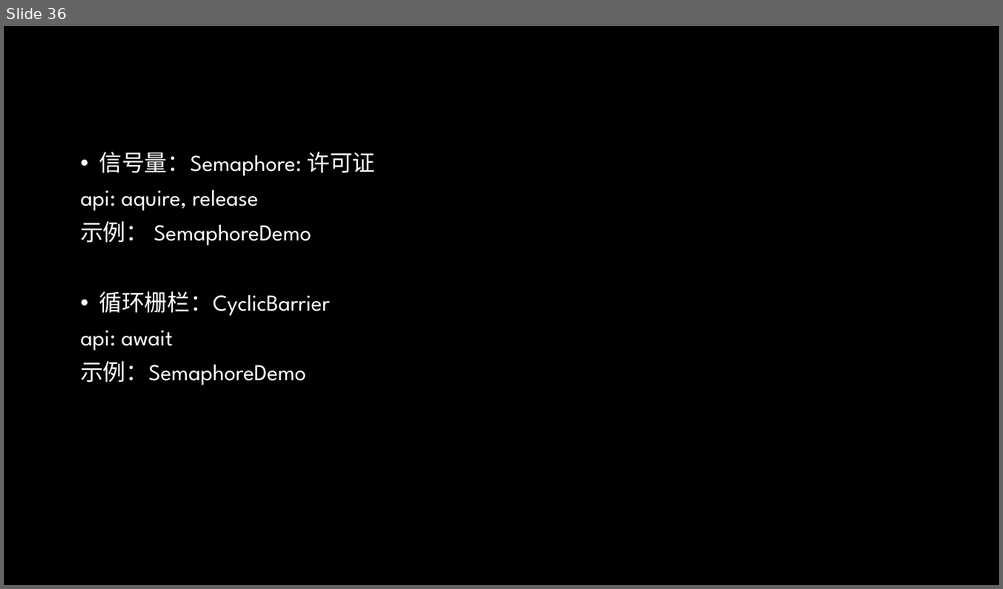
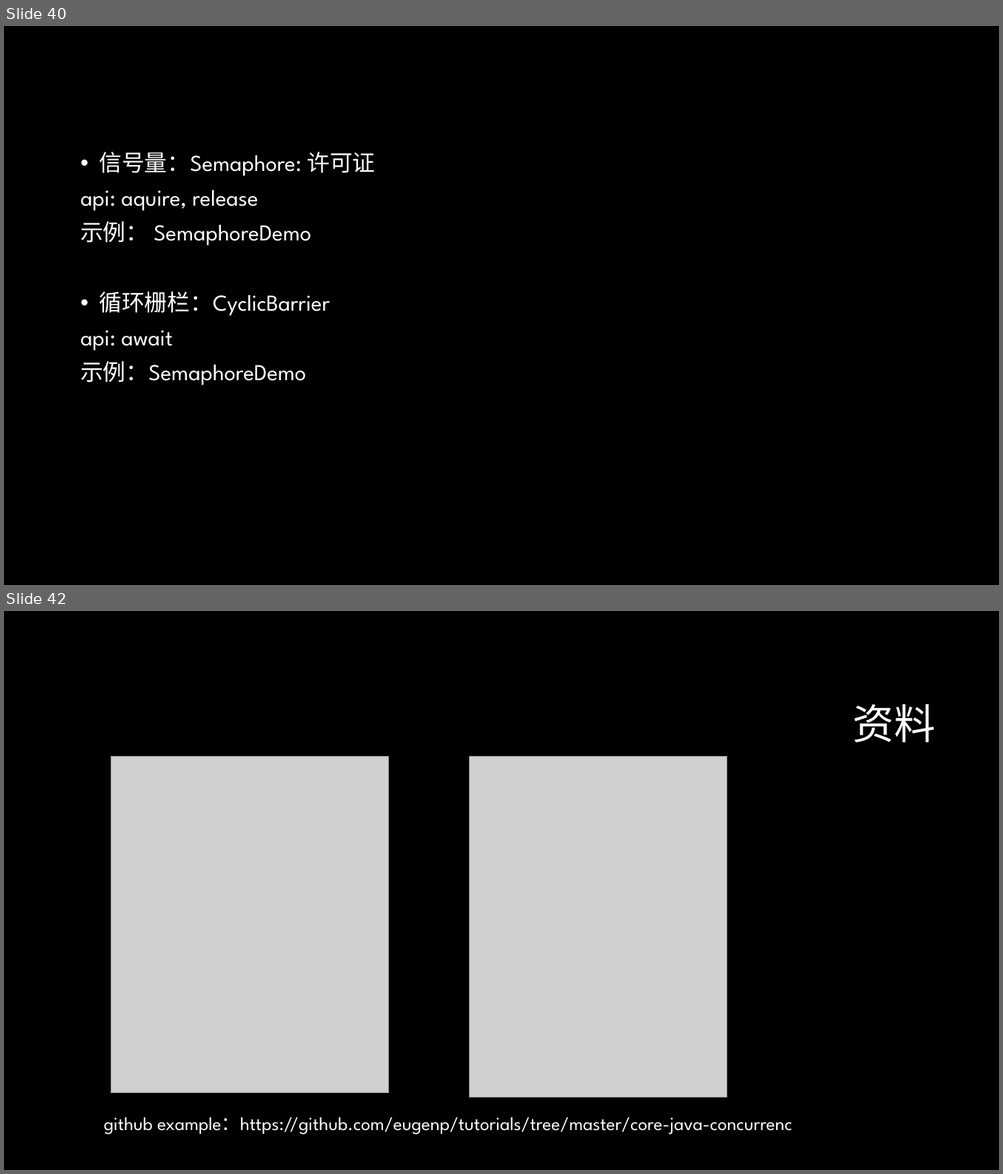
Before and after one commit to GerogeLeon/multithread_demo, a slide deck: JAVA并发编程.pptx. Shown one above the other, each under a label of ours: slide 36 before the commit, slides 40 and 42 after it; the slides between them are not shown. The pictures are 1003x589 and 1003x1174 pixels, drawn with LibreOffice and Linux fonts; fonts in the diff are those of the drawing; grey boxes stand for pictures; background and template pictures are left out. Boxes give left, top, right and bottom in pixels: in the first picture for what was removed or moved away, otherwise in the second. Text is boxed around its words. In the diff, an @@ line names an element or a change of style, - is before the commit and + after.

```diff
--- a/JAVA并发编程.pptx
+++ b/JAVA并发编程.pptx
@@ slide 42 added at [4, 611, 999, 1170], background #000000 @@
@@ title added at [852, 704, 935, 743], 40 pt, text #FFFFFF @@
+资料
@@ picture added at [111, 757, 388, 1093] @@
@@ picture added at [469, 757, 726, 1098] @@
@@ text added at [104, 1117, 792, 1135], 18 pt, text #FFFFFF @@
+github example：https://github.com/eugenp/tutorials/tree/master/core-java-concurrenc
@@ what was slide 36 is now slide 40 @@
```
Also in this commit, not shown: 7 slides changed, 4 other slides added, 4 other files.
